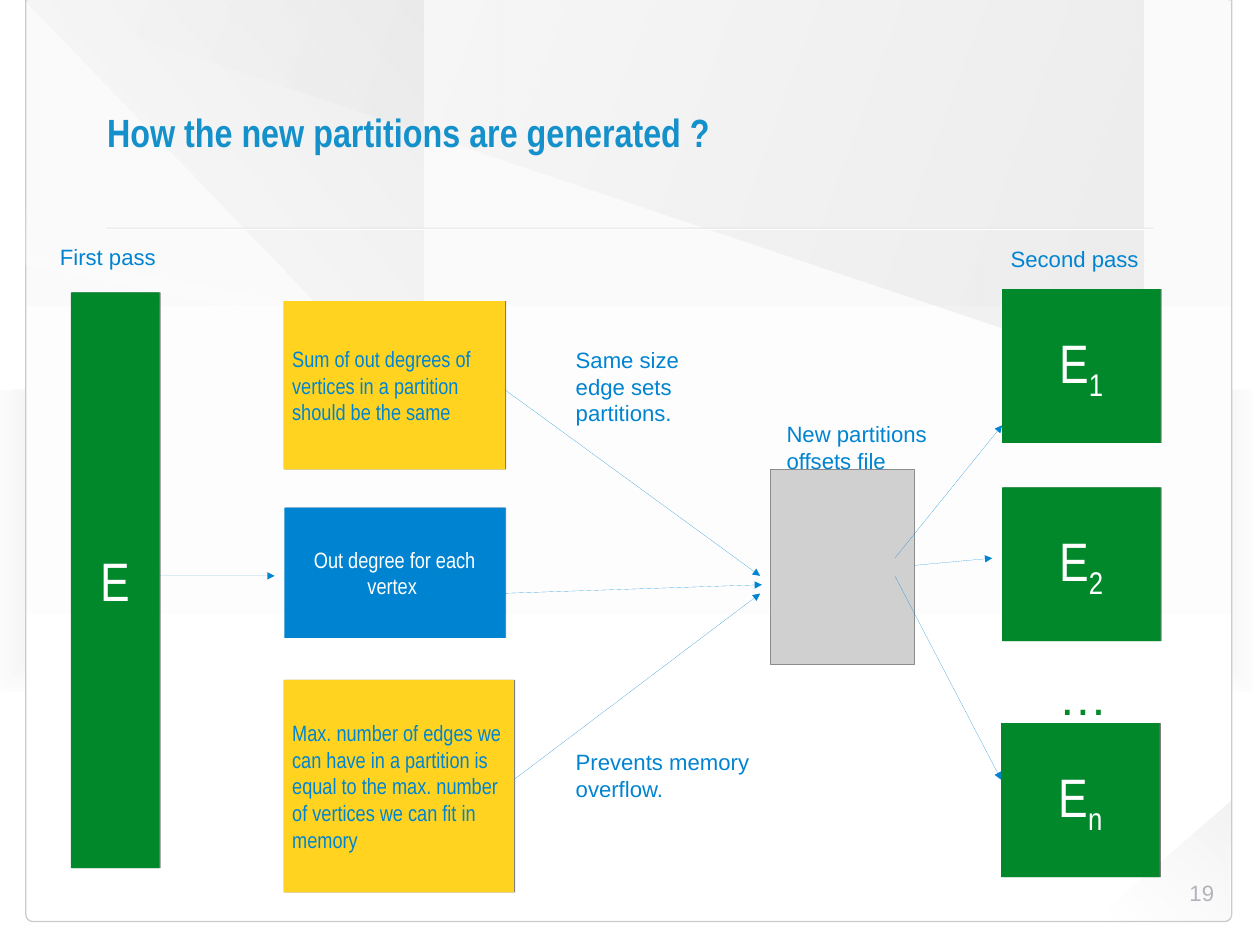
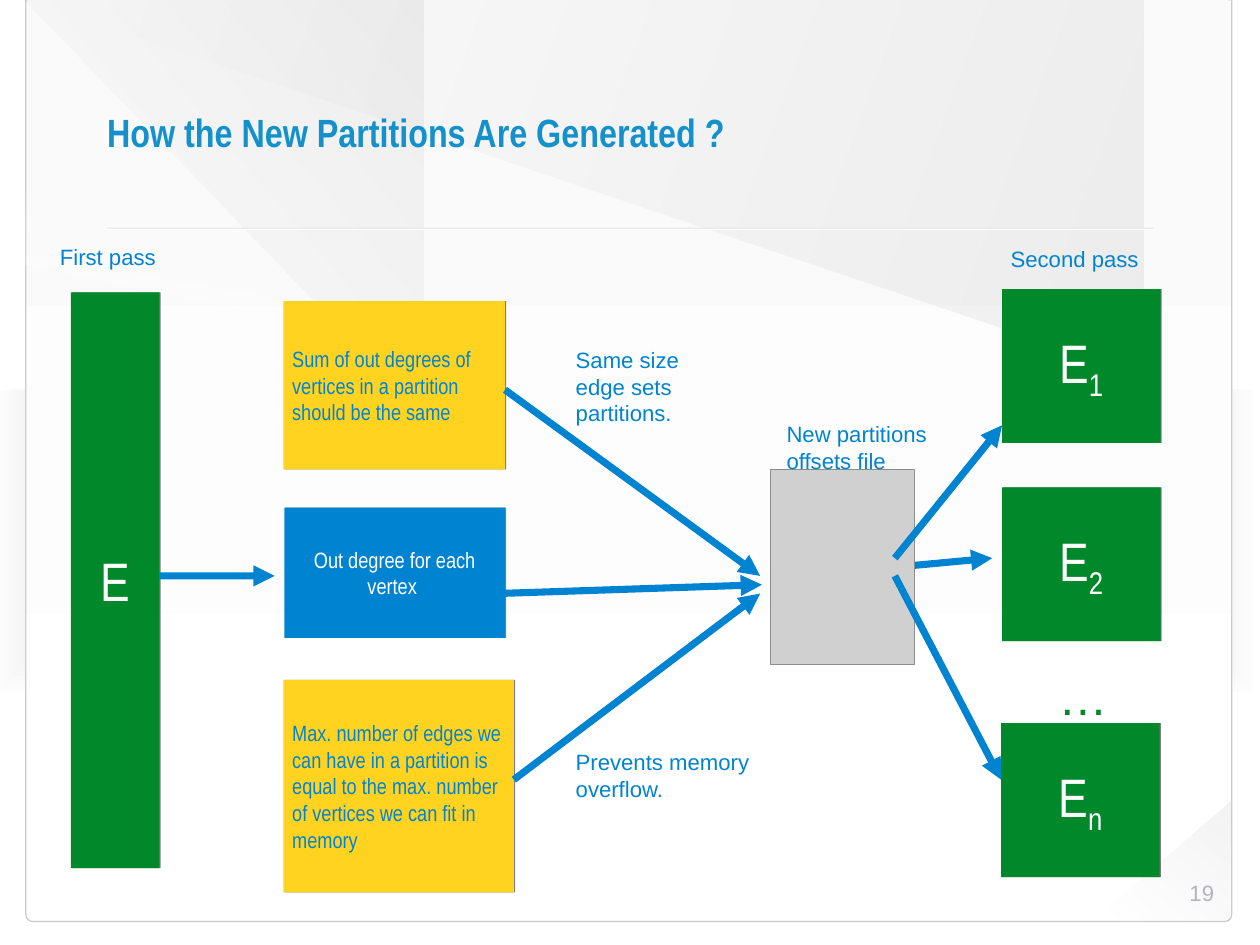
Before and after one commit to HaprianVlad/chaos, a slide deck: slide 19 of presentation.odp. Drawn at 1260x945 pixels with LibreOffice and Linux fonts; fonts in the diff are those of the drawing; grey boxes stand for pictures; background and template pictures are left out. Boxes give left, top, right and bottom in pixels: in the first picture for what was removed or moved away, otherwise in the second. Text is boxed around its words. In the diff, an @@ line names an element or a change of style, - is before the commit and + after.

```diff
--- a/presentation.odp
+++ b/presentation.odp
@@ title at bbox=[107, 118, 696, 148]: text changed @@
-How the new partitions are generated ?
+How the New Partitions Are Generated ?
@@ arrow (505, 390) - (760, 576): stroke #0084D1 0 pt to #0084D1 5.75 pt @@
@@ arrow (895, 558) - (1002, 425): stroke #0084D1 0 pt to #0084D1 5.75 pt @@
@@ arrow (897, 567) - (992, 558): stroke #0084D1 0 pt to #0084D1 5.75 pt @@
@@ arrow (159, 576) - (275, 576): stroke #0084D1 0 pt to #0084D1 5.75 pt @@
@@ arrow (496, 594) - (762, 585): stroke #0084D1 0 pt to #0084D1 5.75 pt @@
@@ arrow (514, 780) - (760, 594): stroke #0084D1 0 pt to #0084D1 5.75 pt @@
@@ arrow (895, 576) - (1001, 780): stroke #0084D1 0 pt to #0084D1 5.75 pt @@
```
Also in this commit, not shown: 8 other slides changed, 2 slides added, 1 other file.
